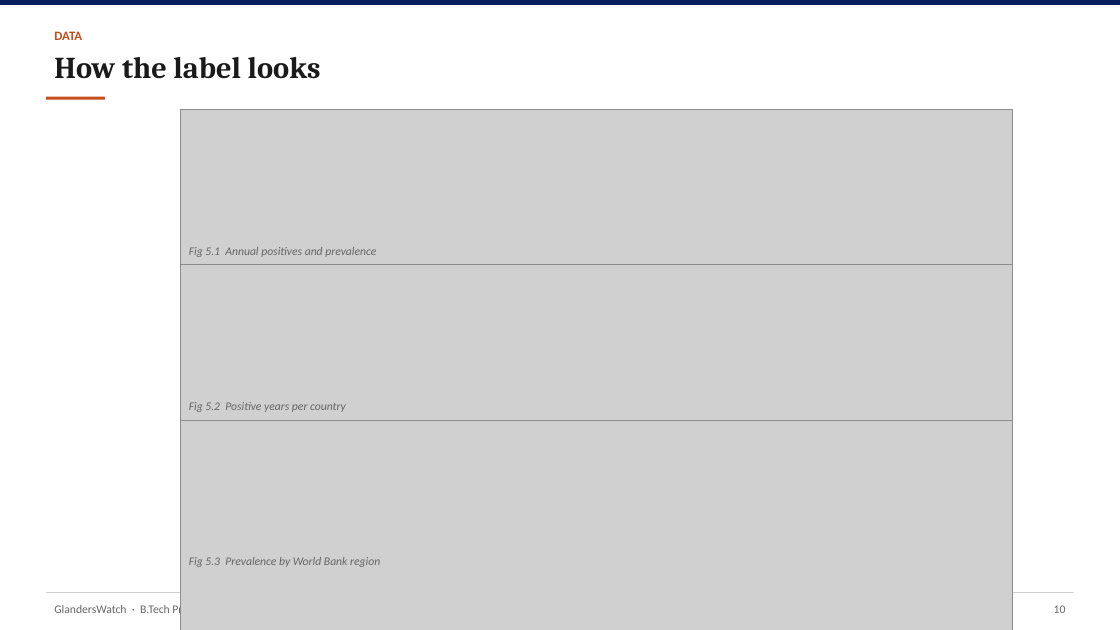
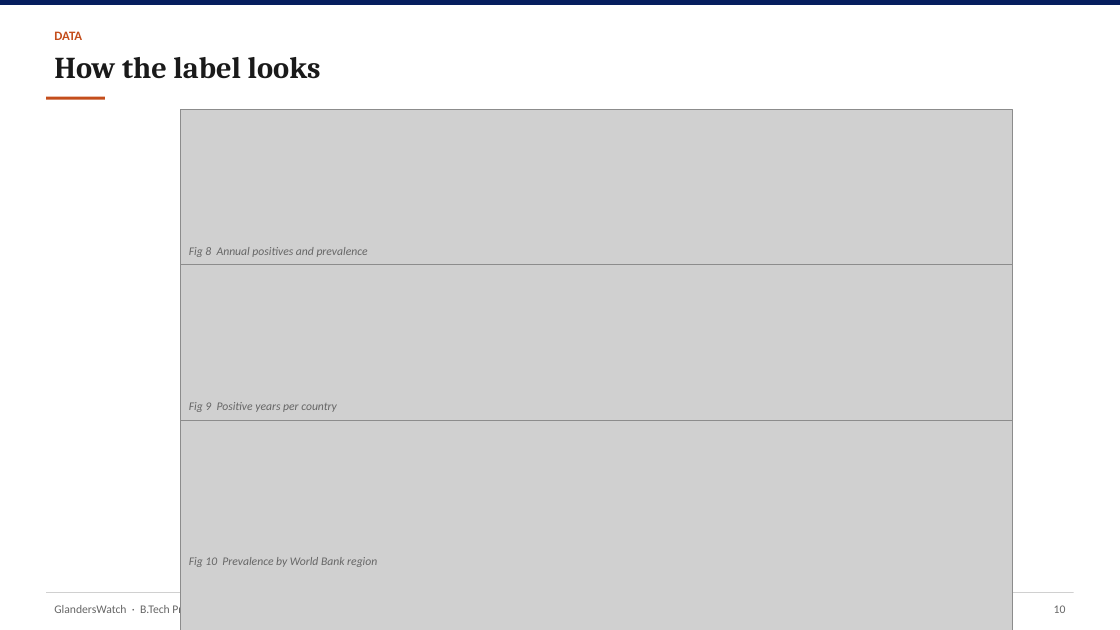
Before and after one commit to YuvrajSingh-mist/glandersWatch, a slide deck: slide 11 of slides/GlandersWatch_Deck.pptx. Drawn at 1120x630 pixels with LibreOffice and Linux fonts; fonts in the diff are those of the drawing; grey boxes stand for pictures. Boxes give left, top, right and bottom in pixels: in the first picture for what was removed or moved away, otherwise in the second. Text is boxed around its words. In the diff, an @@ line names an element or a change of style, - is before the commit and + after.

```diff
--- a/slides/GlandersWatch_Deck.pptx
+++ b/slides/GlandersWatch_Deck.pptx
@@ text at box(189, 247, 368, 257): text changed @@
-Fig 5.1 Annual positives and prevalence
+Fig 8 Annual positives and prevalence
@@ text at box(189, 402, 337, 412): text changed @@
-Fig 5.2 Positive years per country
+Fig 9 Positive years per country
@@ text at box(189, 557, 377, 567): text changed @@
-Fig 5.3 Prevalence by World Bank region
+Fig 10 Prevalence by World Bank region
```
Also in this commit, not shown: 1 other slide changed, 3 other files.
